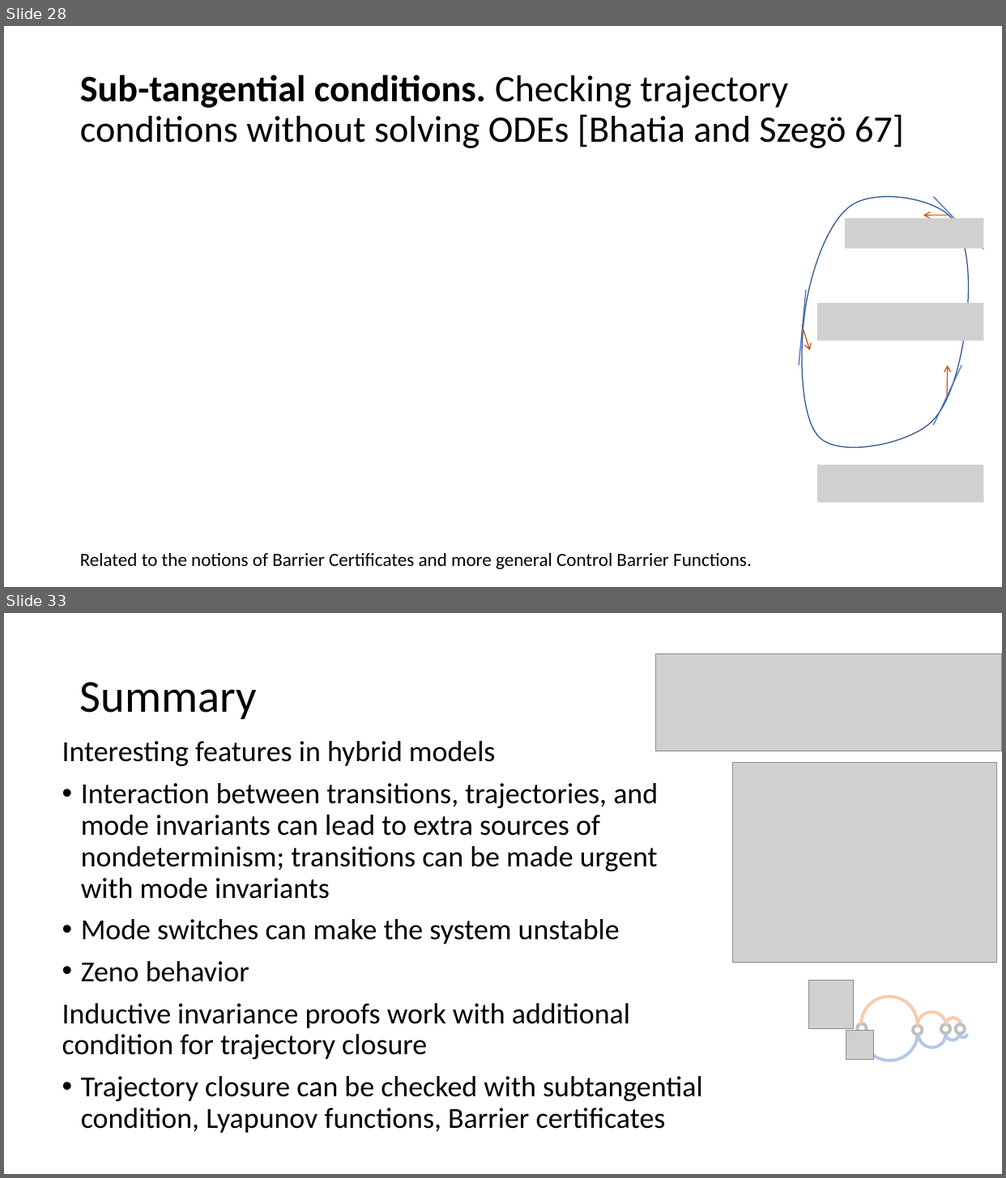
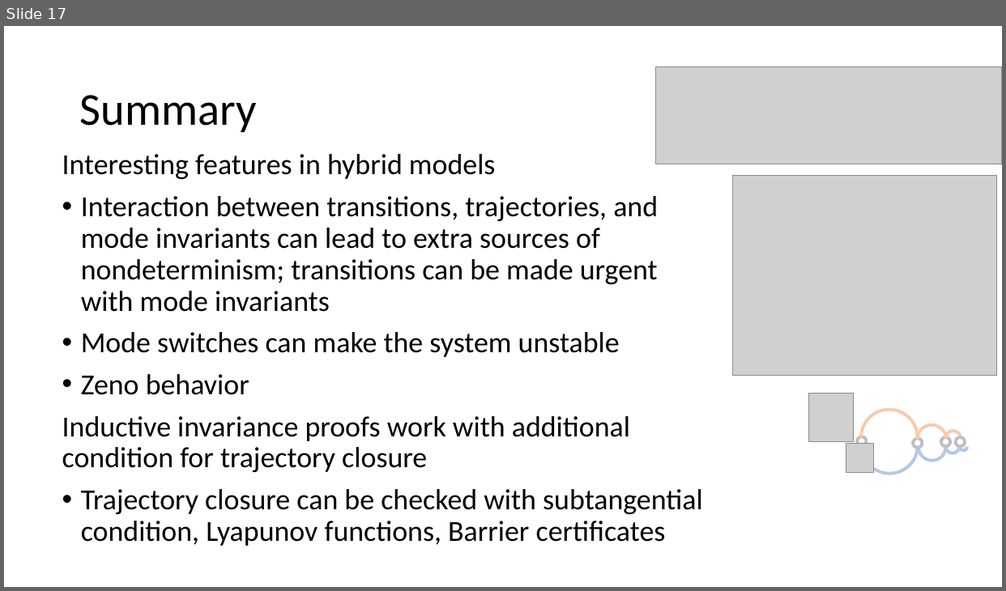
Before and after one commit to sayanmitracode/cpsbooksite, a slide deck: Slides/2025/L13_CPSintro.pptx. Shown one above the other, each under a label of ours: slides 28 and 33 before the commit, slide 17 after it; the slides between them are not shown. The pictures are 1006x1178 and 1006x591 pixels, drawn with LibreOffice and Linux fonts; fonts in the diff are those of the drawing; grey boxes stand for pictures. Boxes give left, top, right and bottom in pixels: in the first picture for what was removed or moved away, otherwise in the second. Text is boxed around its words. In the diff, an @@ line names an element or a change of style, - is before the commit and + after.

```diff
--- a/Slides/2025/L13_CPSintro.pptx
+++ b/Slides/2025/L13_CPSintro.pptx
@@ slide 28 removed at box(4, 26, 1002, 587), background #FFFFFF @@
@@ title removed at box(80, 75, 904, 148) @@
-Sub-tangential conditions. Checking trajectory conditions without solving ODEs [Bhatia and Szegö 67]
@@ freeform shape removed at box(802, 197, 968, 447) @@
@@ picture removed at box(845, 219, 983, 248) @@
@@ arrow removed from (948, 216) to (923, 216) @@
@@ line removed from (934, 197) to (984, 249) @@
@@ line removed from (806, 290) to (799, 365) @@
@@ picture removed at box(817, 303, 983, 340) @@
@@ arrow removed from (802, 326) to (810, 351) @@
@@ line removed from (961, 365) to (934, 426) @@
@@ arrow removed from (948, 396) to (948, 365) @@
@@ picture removed at box(817, 465, 983, 502) @@
@@ text removed at box(80, 553, 752, 570) @@
-Related to the notions of Barrier Certificates and more general Control Barrier Functions.
@@ what was slide 33 is now slide 17 @@
```
Also in this commit, not shown: 15 other slides removed, 3 other files.
